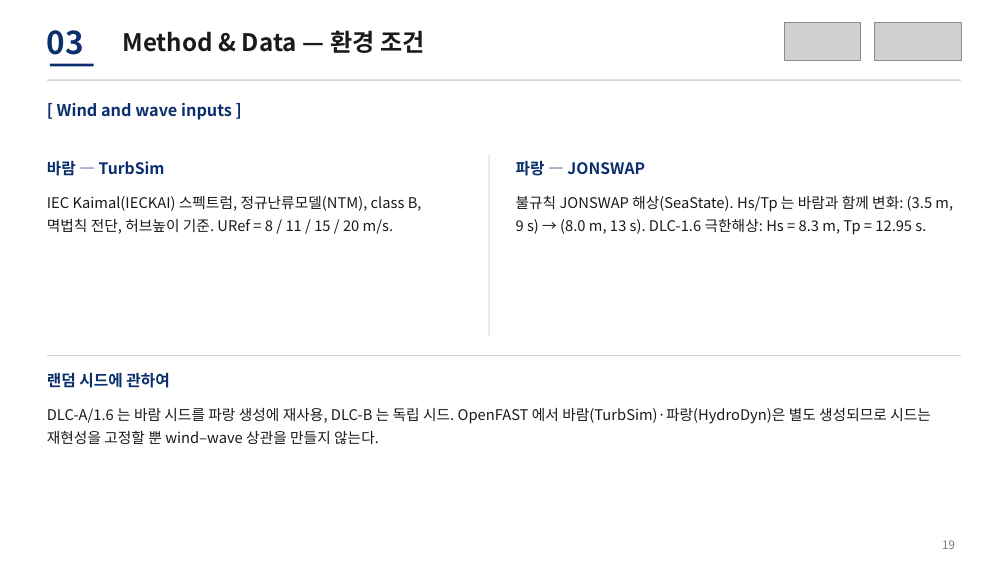
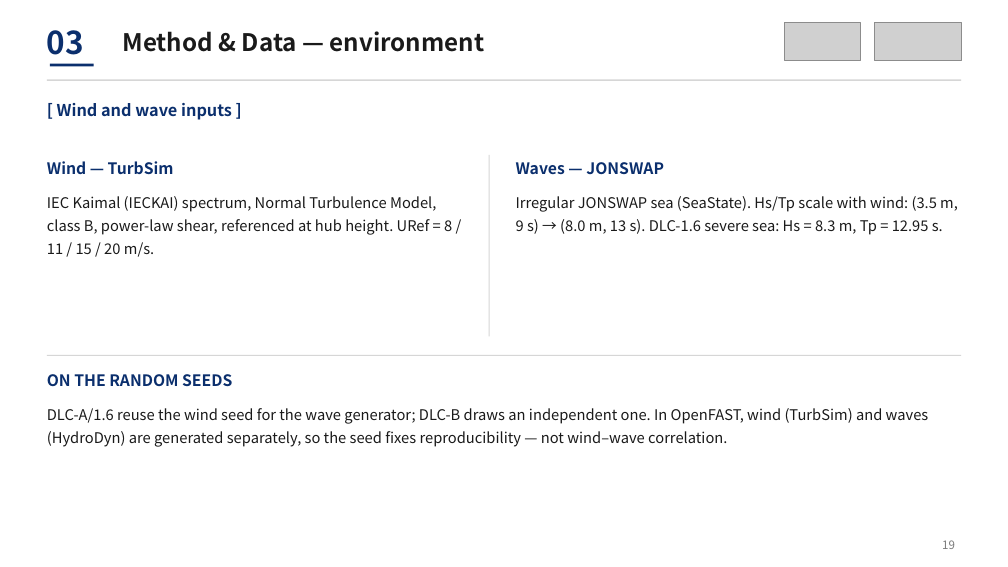
Before and after one commit to sinahdme/fowt-te-causal, a slide deck: slide 19 of reports/te-conference-talk-lab.pptx. Drawn at 1008x567 pixels with LibreOffice and Linux fonts; fonts in the diff are those of the drawing; grey boxes stand for pictures. Boxes give left, top, right and bottom in pixels: in the first picture for what was removed or moved away, otherwise in the second. Text is boxed around its words. In the diff, an @@ line names an element or a change of style, - is before the commit and + after.

```diff
--- a/reports/te-conference-talk-lab.pptx
+++ b/reports/te-conference-talk-lab.pptx
@@ text at [122, 31, 485, 52]: text changed @@
-Method & Data — 환경 조건
+Method & Data — environment
@@ text at [47, 161, 174, 175]: text changed @@
-바람 — TurbSim
+Wind — TurbSim
@@ text at [516, 162, 664, 174]: text changed @@
-파랑 — JONSWAP
+Waves — JONSWAP
@@ text at [47, 196, 452, 257]: text changed @@
-IEC Kaimal(IECKAI) 스펙트럼, 정규난류모델(NTM), class B, 멱법칙 전단, 허브높이 기준. URef = 8 / 11 / 15 / 20 m/s.
+IEC Kaimal (IECKAI) spectrum, Normal Turbulence Model, class B, power-law shear, referenced at hub height. URef = 8 / 11 / 15 / 20 m/s.
@@ text at [516, 196, 958, 235]: text changed @@
-불규칙 JONSWAP 해상(SeaState). Hs/Tp 는 바람과 함께 변화: (3.5 m, 9 s) → (8.0 m, 13 s). DLC-1.6 극한해상: Hs = 8.3 m, Tp = 12.95 s.
+Irregular JONSWAP sea (SeaState). Hs/Tp scale with wind: (3.5 m, 9 s) → (8.0 m, 13 s). DLC-1.6 severe sea: Hs = 8.3 m, Tp = 12.95 s.
@@ text at [47, 374, 232, 387]: text changed @@
-랜덤 시드에 관하여
+ON THE RANDOM SEEDS
@@ text at [47, 408, 929, 447]: text changed @@
-DLC-A/1.6 는 바람 시드를 파랑 생성에 재사용, DLC-B 는 독립 시드. OpenFAST 에서 바람(TurbSim)·파랑(HydroDyn)은 별도 생성되므로 시드는 재현성을 고정할 뿐 wind–wave 상관을 만들지 않는다.
+DLC-A/1.6 reuse the wind seed for the wave generator; DLC-B draws an independent one. In OpenFAST, wind (TurbSim) and waves (HydroDyn) are generated separately, so the seed fixes reproducibility — not wind–wave correlation.
```
Also in this commit, not shown: 18 other slides changed, 13 slides added, 13 slides removed, 1 other file.
